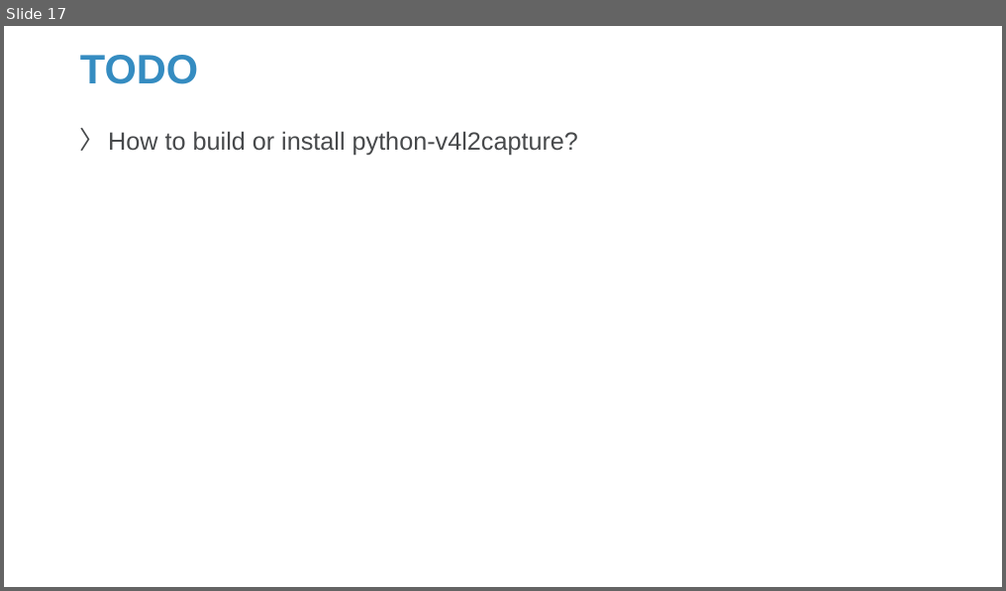
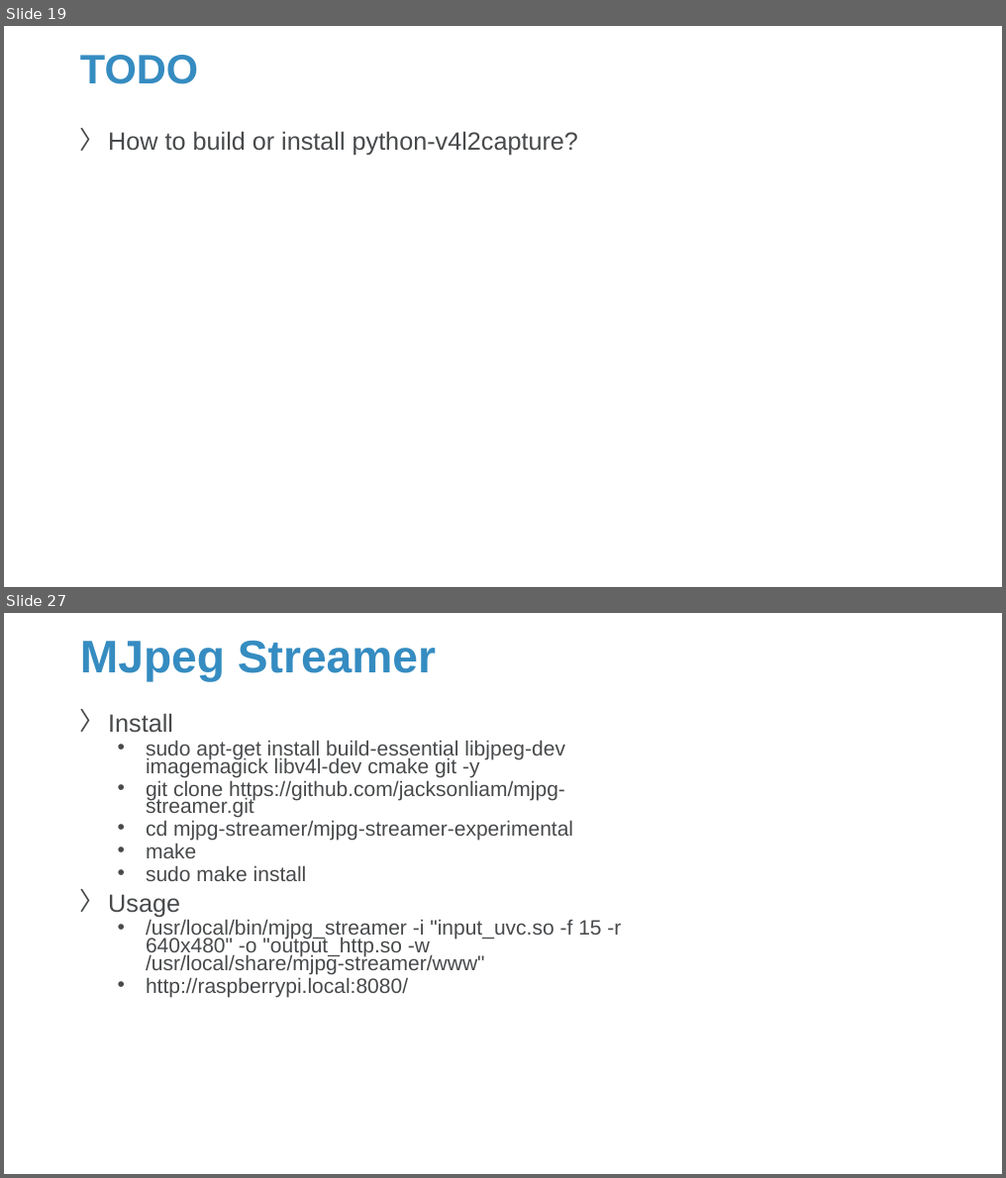
Before and after one commit to Sparks-Lu/TechNotes, a slide deck: Hardware/RaspberrySetup.pptx. Shown one above the other, each under a label of ours: slide 17 before the commit, slides 19 and 27 after it; the slides between them are not shown. The pictures are 1006x591 and 1006x1178 pixels, drawn with LibreOffice and Linux fonts; fonts in the diff are those of the drawing; background and template pictures are left out. Boxes give left, top, right and bottom in pixels: in the first picture for what was removed or moved away, otherwise in the second. Text is boxed around its words. In the diff, an @@ line names an element or a change of style, - is before the commit and + after.

```diff
--- a/Hardware/RaspberrySetup.pptx
+++ b/Hardware/RaspberrySetup.pptx
@@ slide 27 added at (x1=4, y1=613, x2=1002, y2=1174), background picture (left out) @@
@@ title added at (x1=80, y1=640, x2=436, y2=682), 44 pt, text #358CC1, bold @@
+MJpeg Streamer
@@ text added at (x1=108, y1=713, x2=621, y2=997), 20 pt, text #47494B @@
+〉 Install
+  • sudo apt-get install build-essential libjpeg-dev imagemagick libv4l-dev cmake git -y
+  • git clone https://github.com/jacksonliam/mjpg-streamer.git
+  • cd mjpg-streamer/mjpg-streamer-experimental
+  • make
+  • sudo make install
+〉 Usage
+  • /usr/local/bin/mjpg_streamer -i "input_uvc.so -f 15 -r 640x480" -o "output_http.so -w /usr/local/share/mjpg-streamer/www"
+  • http://raspberrypi.local:8080/
@@ what was slide 17 is now slide 19 @@
```
Also in this commit, not shown: 2 slides changed, 20 other slides added, 22 other files.
